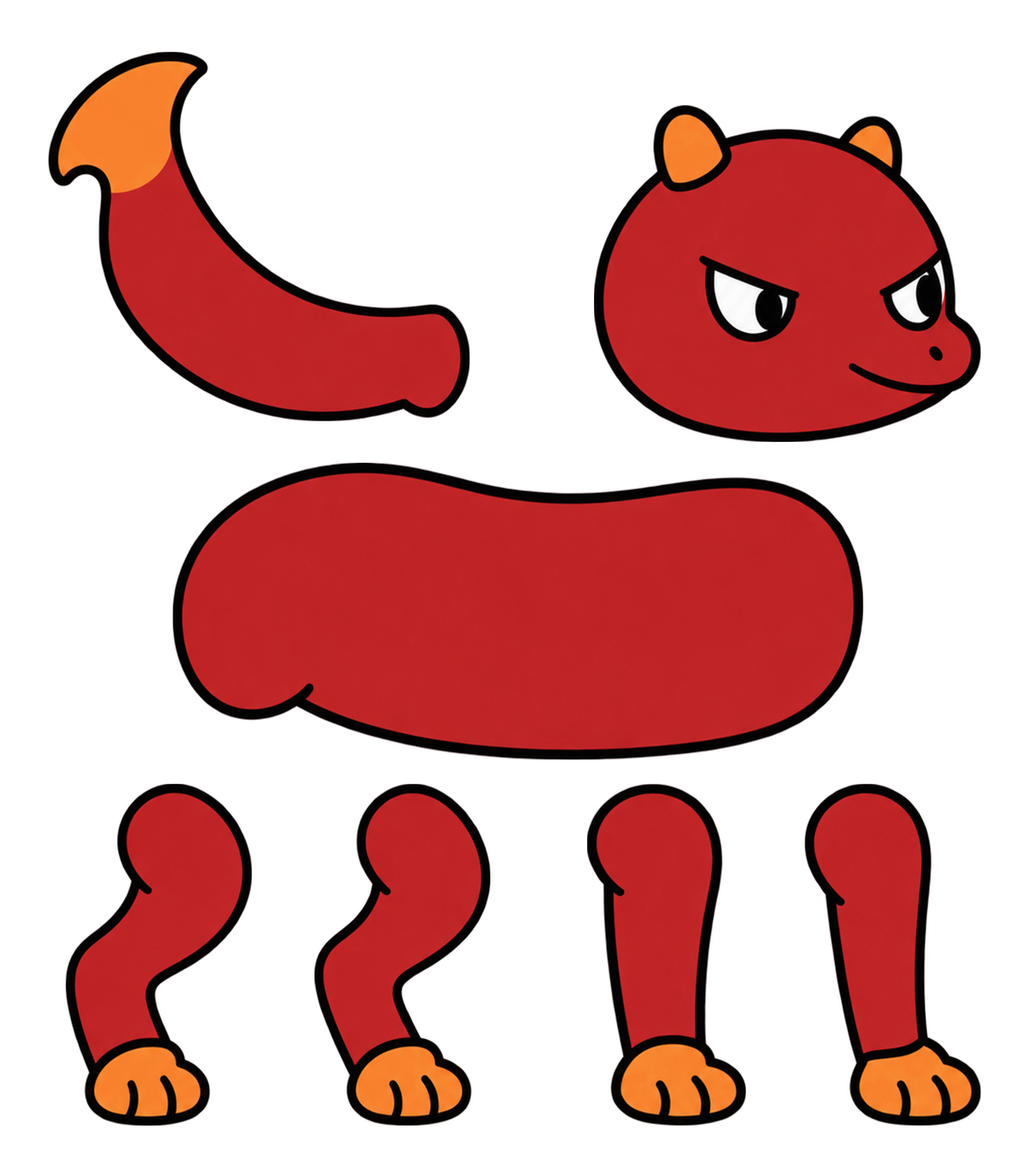
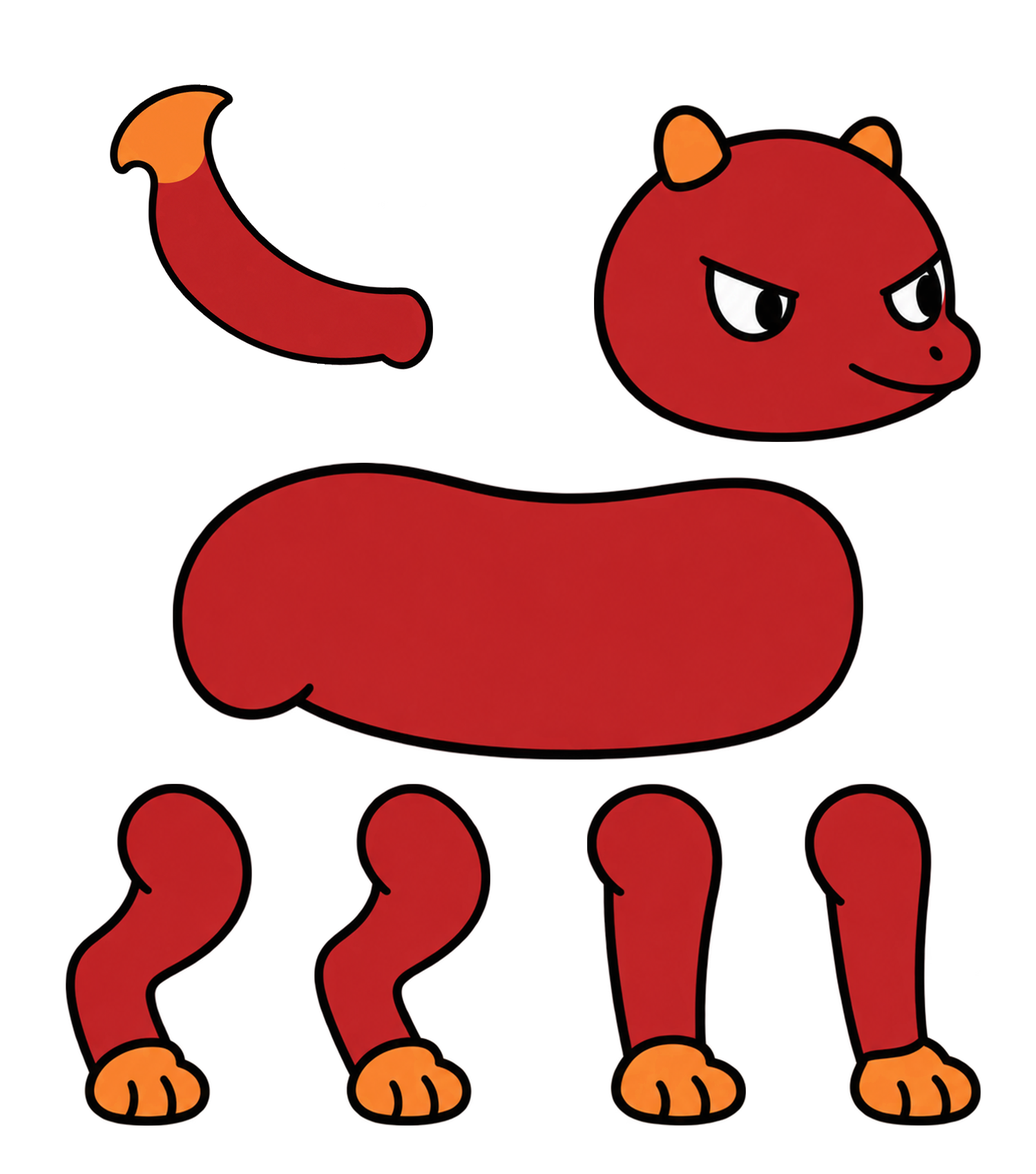
Layers edited between the first and the second 1036×1174 image:
painted on "꼬리" over [left=48, top=51, right=470, bottom=422]
